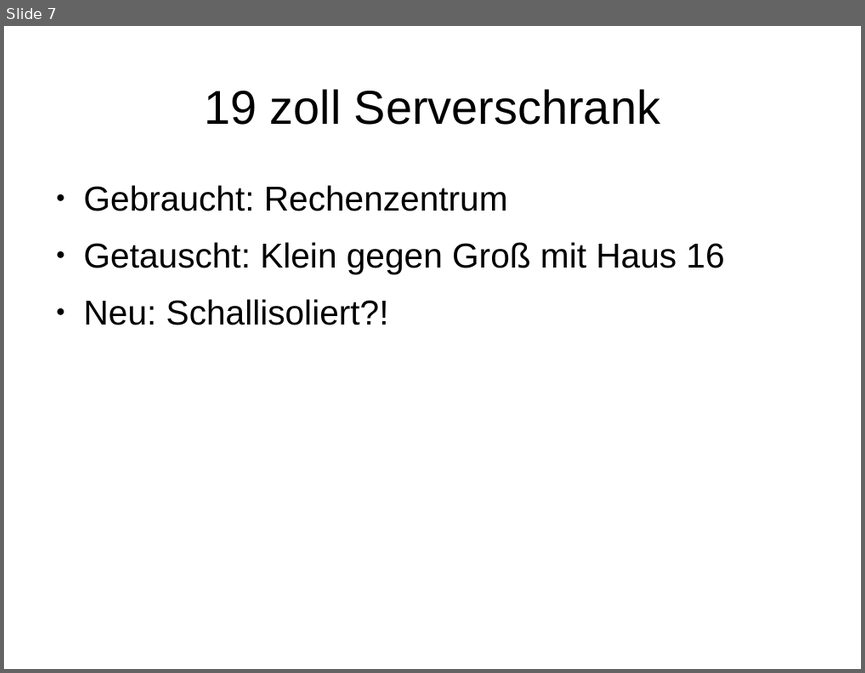
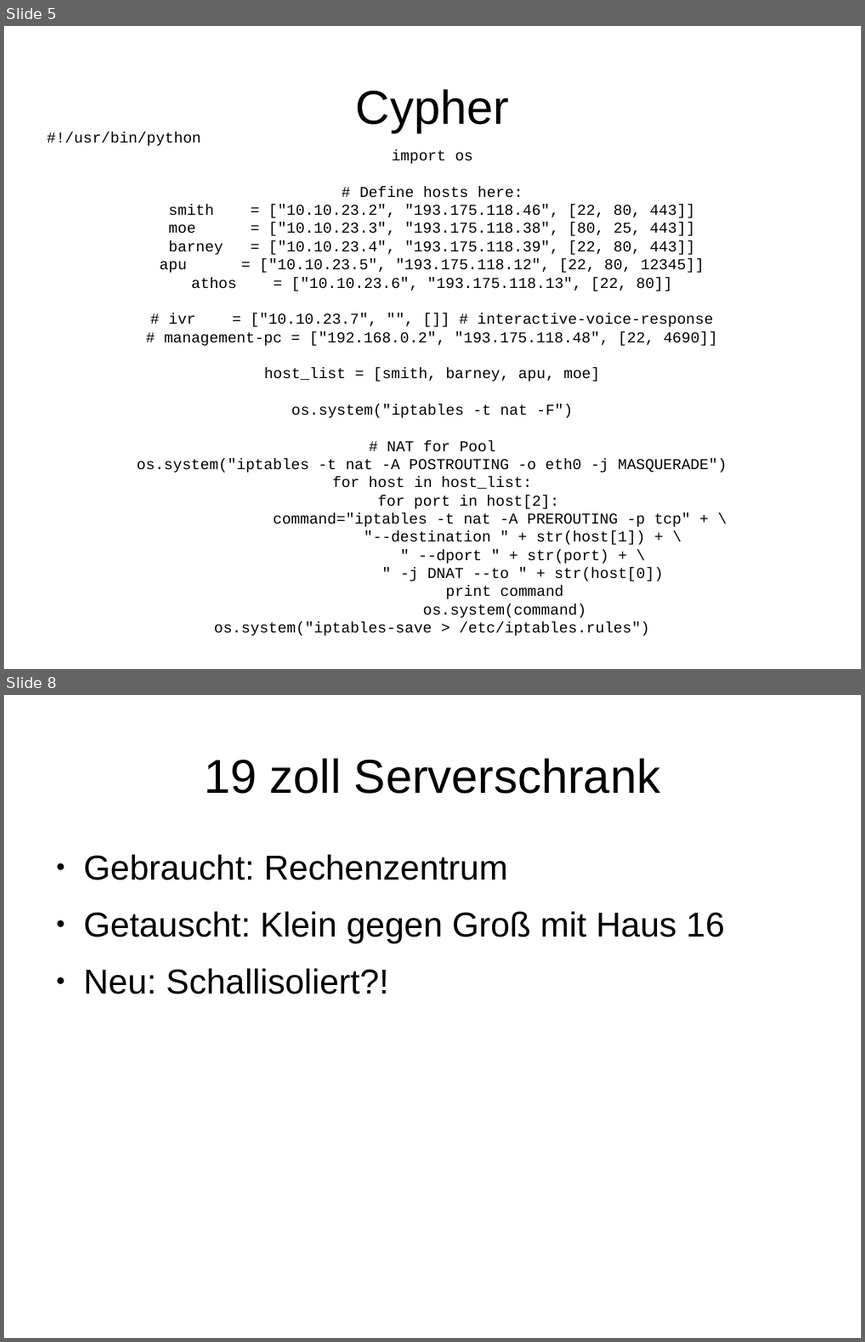
Before and after one commit to benf/trashbin, a slide deck: labor/presentation.odp. Shown one above the other, each under a label of ours: slide 7 before the commit, slides 5 and 8 after it; the slides between them are not shown. The pictures are 865x673 and 865x1342 pixels, drawn with LibreOffice and Linux fonts; fonts in the diff are those of the drawing. Boxes give left, top, right and bottom in pixels: in the first picture for what was removed or moved away, otherwise in the second. Text is boxed around its words. In the diff, an @@ line names an element or a change of style, - is before the commit and + after.

```diff
--- a/labor/presentation.odp
+++ b/labor/presentation.odp
@@ slide 5 added at <box>4,26,861,669</box>, background #FFFFFF @@
@@ title added at <box>356,89,509,132</box>, 44 pt, text #000000 @@
+Cypher
@@ subtitle added at <box>46,131,726,635</box>, 14 pt, text #000000 @@
+#!/usr/bin/python
+import os
+# Define hosts here:
+smith = ["10.10.23.2", "193.175.118.46", [22, 80, 443]]
+moe = ["10.10.23.3", "193.175.118.38", [80, 25, 443]]
+barney = ["10.10.23.4", "193.175.118.39", [22, 80, 443]]
+apu = ["10.10.23.5", "193.175.118.12", [22, 80, 12345]]
+athos = ["10.10.23.6", "193.175.118.13", [22, 80]]
+# ivr = ["10.10.23.7", "", []] # interactive-voice-response
+# management-pc = ["192.168.0.2", "193.175.118.48", [22, 4690]]
+host_list = [smith, barney, apu, moe]
+os.system("iptables -t nat -F")
+# NAT for Pool
+os.system("iptables -t nat -A POSTROUTING -o eth0 -j MASQUERADE")
+for host in host_list:
+for port in host[2]:
+command="iptables -t nat -A PREROUTING -p tcp" + \
+"--destination " + str(host[1]) + \
+" --dport " + str(port) + \
+" -j DNAT --to " + str(host[0])
+print command
+os.system(command)
+os.system("iptables-save > /etc/iptables.rules")
@@ what was slide 7 is now slide 8 @@
```
Also in this commit, not shown: 3 slides changed, 2 other slides added, 2 slides removed.
